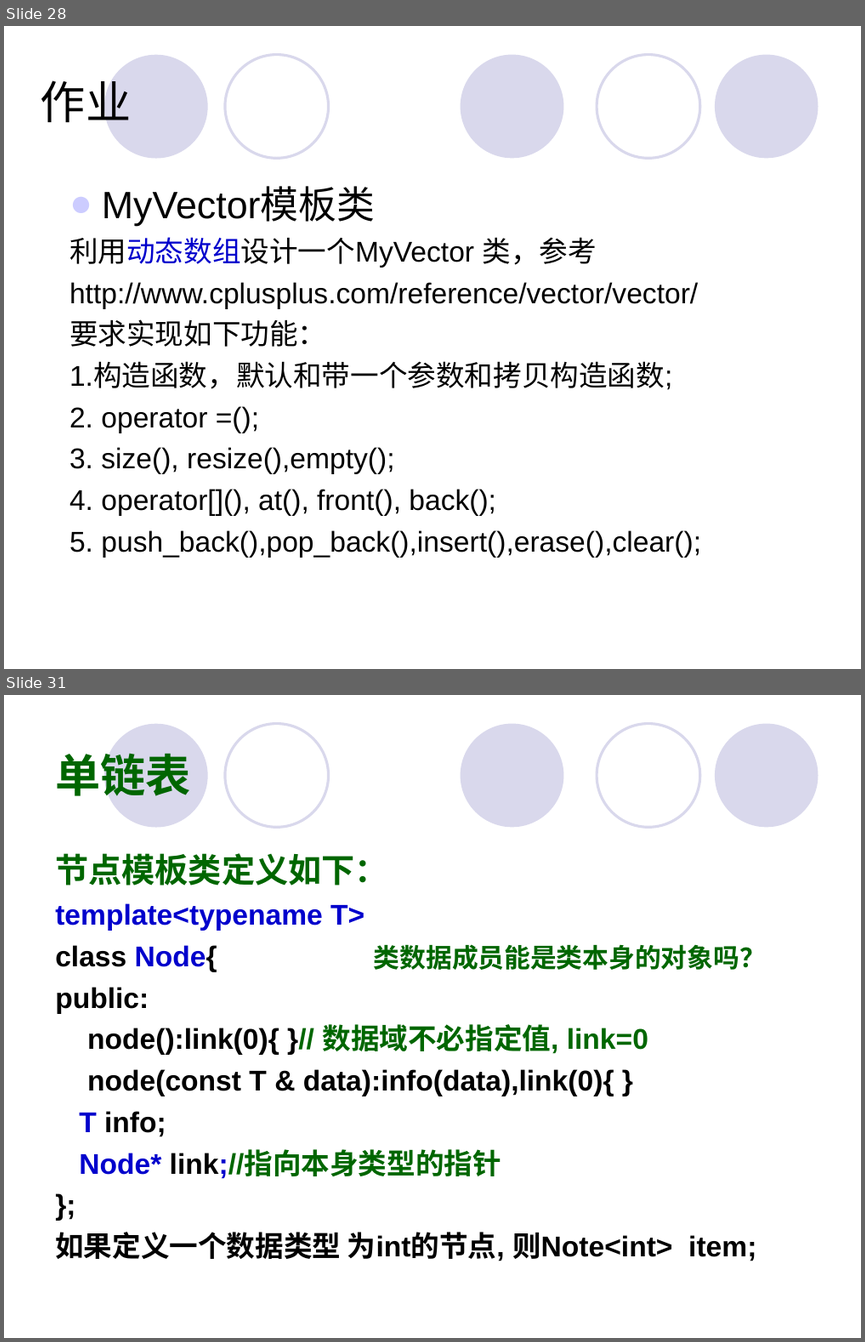
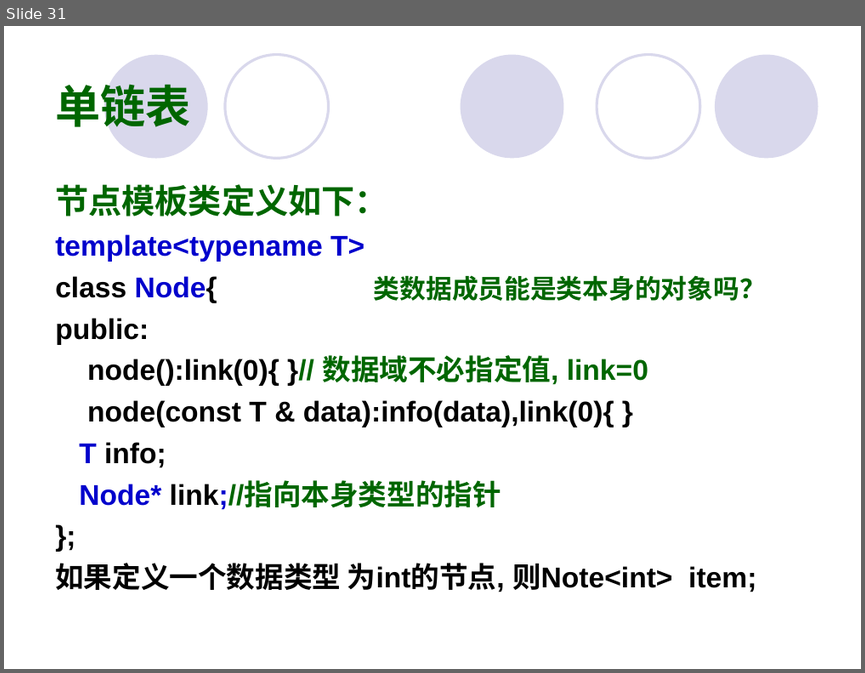
Before and after one commit to Changhe160/Changhe160.github.io, a slide deck: teachingRes/Cplusplus/unit07动态内存分配与数据结构.ppt. Shown one above the other, each under a label of ours: slides 28 and 31 before the commit, slide 31 after it; the slides between them are not shown. The pictures are 865x1342 and 865x673 pixels, drawn with LibreOffice and Linux fonts; fonts in the diff are those of the drawing. Boxes give left, top, right and bottom in pixels: in the first picture for what was removed or moved away, otherwise in the second. Text is boxed around its words. In the diff, an @@ line names an element or a change of style, - is before the commit and + after.

```diff
--- a/teachingRes/Cplusplus/unit07动态内存分配与数据结构.ppt
+++ b/teachingRes/Cplusplus/unit07动态内存分配与数据结构.ppt
@@ slide 28 removed at [4,26,861,669], background #FFFFFF; not listed: 5 template elements that a slide beside it also shows @@
@@ title removed at [41,80,131,123] @@
-作业
@@ text removed at [69,188,701,557] @@
-● MyVector模板类
-利用动态数组设计一个MyVector 类，参考
-http://www.cplusplus.com/reference/vector/vector/
-要求实现如下功能：
-1.构造函数，默认和带一个参数和拷贝构造函数;
-2. operator =();
-3. size(), resize(),empty();
-4. operator[](), at(), front(), back();
-5. push_back(),pop_back(),insert(),erase(),clear();
```
Also in this commit, not shown: 111 slides changed, 2 slides added, 1 other slide removed, 3 other files.
